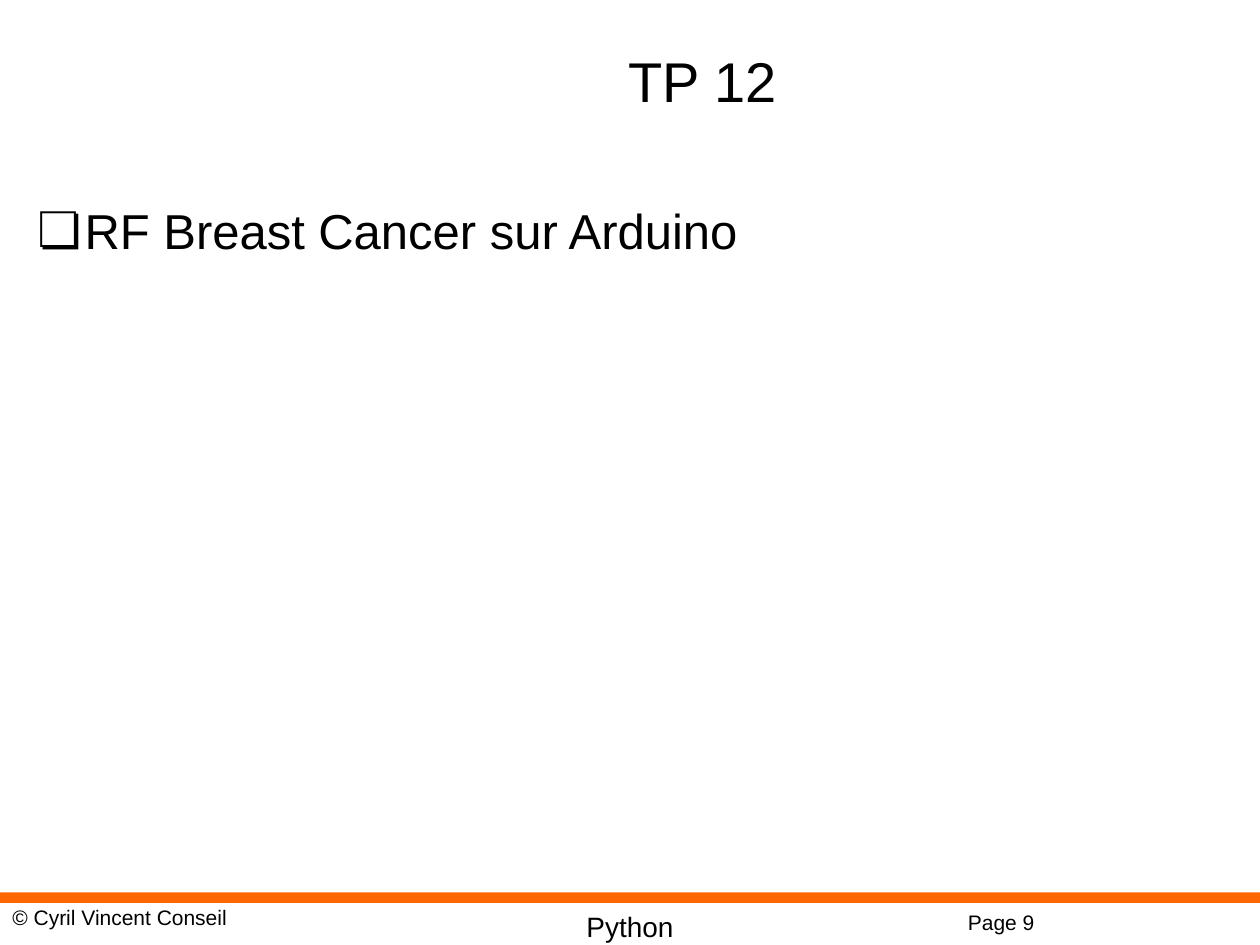
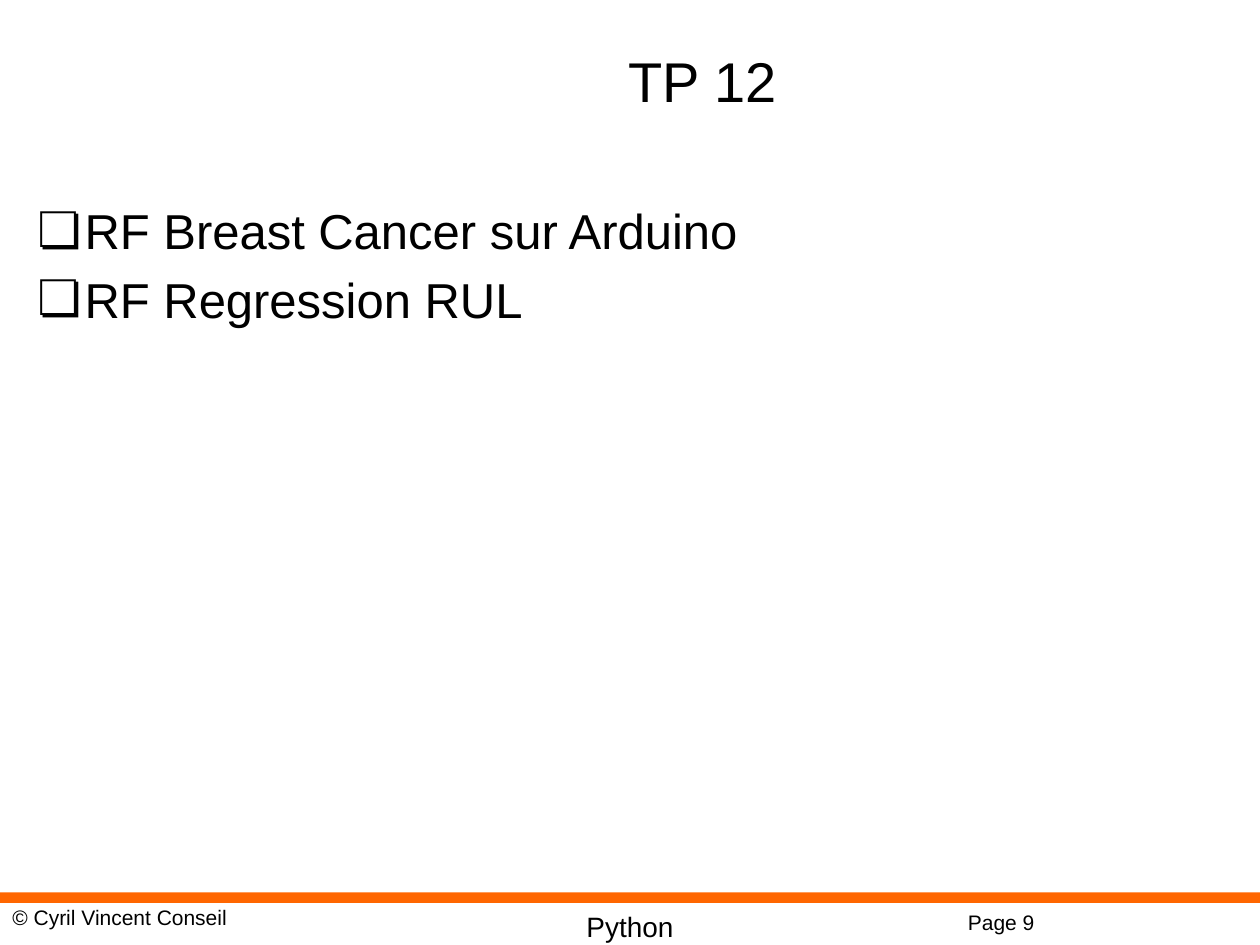
Before and after one commit to cyrilvincent/iot-ai, a slide deck: slide 9 of ppt/IoTAI14-EMLearn.pptx. Drawn at 1260x945 pixels with LibreOffice and Linux fonts; fonts in the diff are those of the drawing; background and template pictures are left out. Boxes give left, top, right and bottom in pixels: in the first picture for what was removed or moved away, otherwise in the second. Text is boxed around its words. In the diff, an @@ line names an element or a change of style, - is before the commit and + after.

```diff
--- a/ppt/IoTAI14-EMLearn.pptx
+++ b/ppt/IoTAI14-EMLearn.pptx
@@ text at box(85, 282, 523, 328): paragraph added @@
+❏ RF Regression RUL
```
Also in this commit, not shown: 2 other slides changed, 1 other file.
